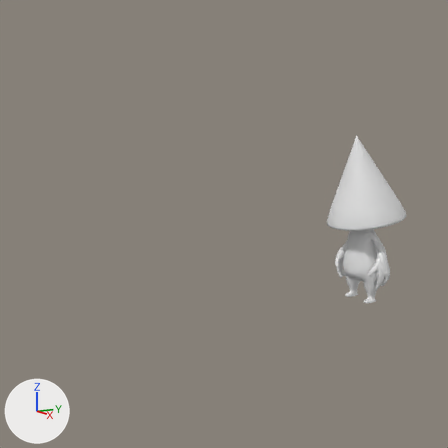
Renders of the Blender file EMC/Assets/Animations/Animated MOdel V7 Fingers.blend from each side of a commit.
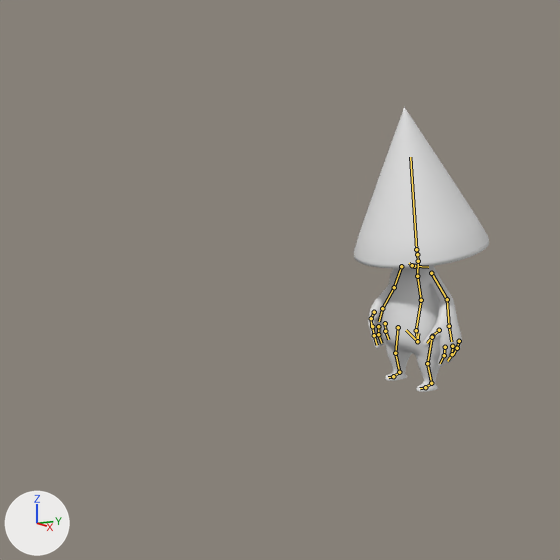
Each version is shown from the file's camera 'Camera', then close up on the part from 27% to 100% of the width and 16% to 90% of the height. The axes (+X, +Y, +Z) are drawn at lower left. The lights are the same throughout. Both versions are drawn at frame 31 of the action 'Idle 2'; the numbers are the values there. The bones that bend it are drawn over the model as lines in the close-ups.
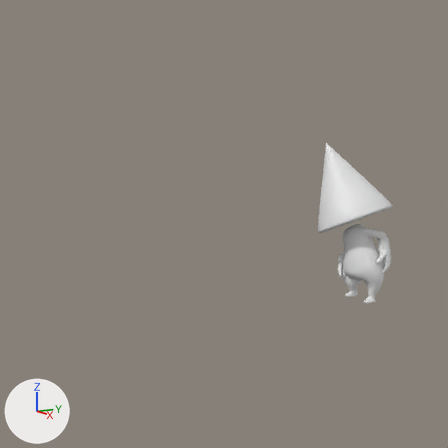
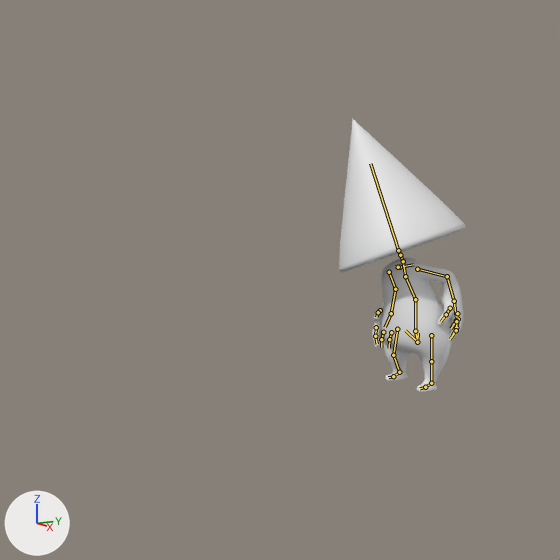
Pixel boxes (x1, y1, x2, y2) of what changed, in the close-ups (560 x 560 px):
'Cone.001', posed (7% narrower)
    before: (354, 107, 489, 392)
    after: (339, 119, 465, 392)
bone 'spine', root to tip
    before: (417, 341) to (416, 330)
    after: (417, 342) to (415, 331)
bone 'spine.001', root to tip
    before: (416, 330) to (421, 300)
    after: (415, 331) to (415, 299)
bone 'spine.002', root to tip
    before: (421, 300) to (417, 276)
    after: (415, 299) to (405, 276)
bone 'spine.006', root to tip
    before: (416, 249) to (410, 157)
    after: (398, 250) to (370, 163)
bone 'Finger middle1.L', root to tip
    before: (452, 346) to (452, 354)
    after: (458, 319) to (456, 327)
bone 'Finger middle2.L', root to tip
    before: (452, 354) to (447, 361)
    after: (456, 327) to (452, 335)
bone 'Finger small1.L', root to tip
    before: (459, 341) to (457, 348)
    after: (457, 313) to (456, 320)
bone 'Finger point1.L', root to tip
    before: (445, 347) to (444, 355)
    after: (456, 321) to (456, 330)
bone 'Finger point2.L', root to tip
    before: (444, 355) to (440, 363)
    after: (456, 330) to (450, 339)
bone 'hand thumb1.L', root to tip
    before: (439, 330) to (432, 336)
    after: (450, 308) to (446, 314)
bone 'hand thumb2.L', root to tip
    before: (432, 336) to (427, 343)
    after: (446, 314) to (440, 322)
bone 'Finger middle1.R', root to tip
    before: (378, 326) to (378, 334)
    after: (383, 332) to (381, 339)
bone 'Finger middle2.R', root to tip
    before: (378, 334) to (381, 343)
    after: (381, 339) to (381, 347)
bone 'Finger small1.R', root to tip
    before: (385, 323) to (385, 331)
    after: (391, 332) to (389, 339)
bone 'Finger point1.R', root to tip
    before: (372, 326) to (374, 335)
    after: (376, 327) to (375, 336)
bone 'Finger point2.R', root to tip
    before: (374, 335) to (377, 345)
    after: (375, 336) to (377, 344)
bone 'hand thumb1.R', root to tip
    before: (374, 312) to (371, 318)
    after: (380, 310) to (378, 312)
bone 'hand thumb2.R', root to tip
    before: (371, 318) to (371, 326)
    after: (378, 312) to (376, 317)

The edits, one by one:
Bone 'spine' (bone_spine) moves from (0.0, -0.008, 0.002) to (0.0, -0.01, 0.003).
Bone 'spine' (bone_spine) turns from (0, 0, 0) to (0, 1, 4) degrees about its own x, y and z.
Bone 'spine.001' (bone_spine_001) turns from (0, 0, 0) to (6, -1, 3) degrees about its own x, y and z.
Bone 'spine.002' (bone_spine_002) turns from (0, 0, 0) to (0, 2, 6) degrees about its own x, y and z.
Bone 'spine.006' (bone_spine_006) turns from (-6, 1, 1) to (-13, 8, 8) degrees about its own x, y and z.
Bone 'Finger middle1.L' (bone_finger_middle1_l) moves from (-0.001, -0.001, 0.0) to (-0.027, -0.024, 0.002).
Bone 'Finger middle1.L' (bone_finger_middle1_l) turns from (-3, -29, -11) to (-4, 1, -7) degrees about its own x, y and z.
Bone 'Finger middle2.L' (bone_finger_middle2_l) turns from (-14, -3, 2) to (5, -7, 5) degrees about its own x, y and z.
Bone 'Finger small1.L' (bone_finger_small1_l) moves from (0.001, 0.007, 0.015) to (-0.014, -0.018, -0.005).
Bone 'Finger small1.L' (bone_finger_small1_l) turns from (1, 2, -11) to (0, 0, 0) degrees about its own x, y and z.
Bone 'Finger point1.L' (bone_finger_point1_l) moves from (-0.003, 0.003, -0.026) to (-0.027, -0.014, 0.007).
Bone 'Finger point1.L' (bone_finger_point1_l) turns from (-7, -34, -18) to (-2, 4, -7) degrees about its own x, y and z.
Bone 'Finger point2.L' (bone_finger_point2_l) turns from (-5, 2, 7) to (2, -6, -8) degrees about its own x, y and z.
Bone 'hand thumb1.L' (bone_hand_thumb1_l) moves from (-0.033, -0.03, 0.021) to (-0.043, -0.007, 0.018).
Bone 'hand thumb1.L' (bone_hand_thumb1_l) turns from (9, -11, 8) to (3, 40, 14) degrees about its own x, y and z.
Bone 'hand thumb2.L' (bone_hand_thumb2_l) turns from (-9, -10, 1) to (-5, -54, -18) degrees about its own x, y and z.
Bone 'Finger middle1.R' (bone_finger_middle1_r) turns from (-3, 29, 11) to (3, 0, 12) degrees about its own x, y and z.
Bone 'Finger middle2.R' (bone_finger_middle2_r) turns from (-14, 3, -2) to (0, 3, -3) degrees about its own x, y and z.
Bone 'Finger small1.R' (bone_finger_small1_r) moves from (-0.002, 0.007, 0.015) to (0.0, 0.0, 0.0).
Bone 'Finger small1.R' (bone_finger_small1_r) turns from (1, -2, 11) to (2, -4, -8) degrees about its own x, y and z.
Bone 'Finger point1.R' (bone_finger_point1_r) moves from (0.003, 0.004, -0.026) to (0.0, 0.0, 0.0).
Bone 'Finger point1.R' (bone_finger_point1_r) turns from (-7, 34, 19) to (-3, 0, 22) degrees about its own x, y and z.
Bone 'Finger point2.R' (bone_finger_point2_r) turns from (-5, -2, -7) to (2, 2, -2) degrees about its own x, y and z.
Bone 'hand thumb1.R' (bone_hand_thumb1_r) moves from (0.032, -0.031, 0.022) to (0.024, -0.021, 0.049).
Bone 'hand thumb1.R' (bone_hand_thumb1_r) turns from (9, 11, -7) to (0, -22, 6) degrees about its own x, y and z.
Bone 'hand thumb2.R' (bone_hand_thumb2_r) turns from (-8, 8, -1) to (2, -12, 2) degrees about its own x, y and z.
Bone 'handIK.L' (bone_handik_l) moves from (0.224, -0.032, -0.036) to (0.185, -0.348, -0.315).
Bone 'handIK.L' (bone_handik_l) turns from (-3, -2, -27) to (-13, -42, -24) degrees about its own x, y and z.
Bone 'upper_armIK.L' (bone_upper_armik_l) moves from (0.0, 0.0, 0.0) to (0.051, 0.005, -0.073).
Bone 'handIK.R' (bone_handik_r) moves from (-0.23, -0.026, -0.038) to (-0.296, -0.007, -0.154).
Bone 'handIK.R' (bone_handik_r) turns from (-1, 2, 27) to (22, 12, 46) degrees about its own x, y and z.
Bone 'upper_armIK.R' (bone_upper_armik_r) moves from (0.0, 0.0, 0.0) to (0.032, 0.0, 0.044).
